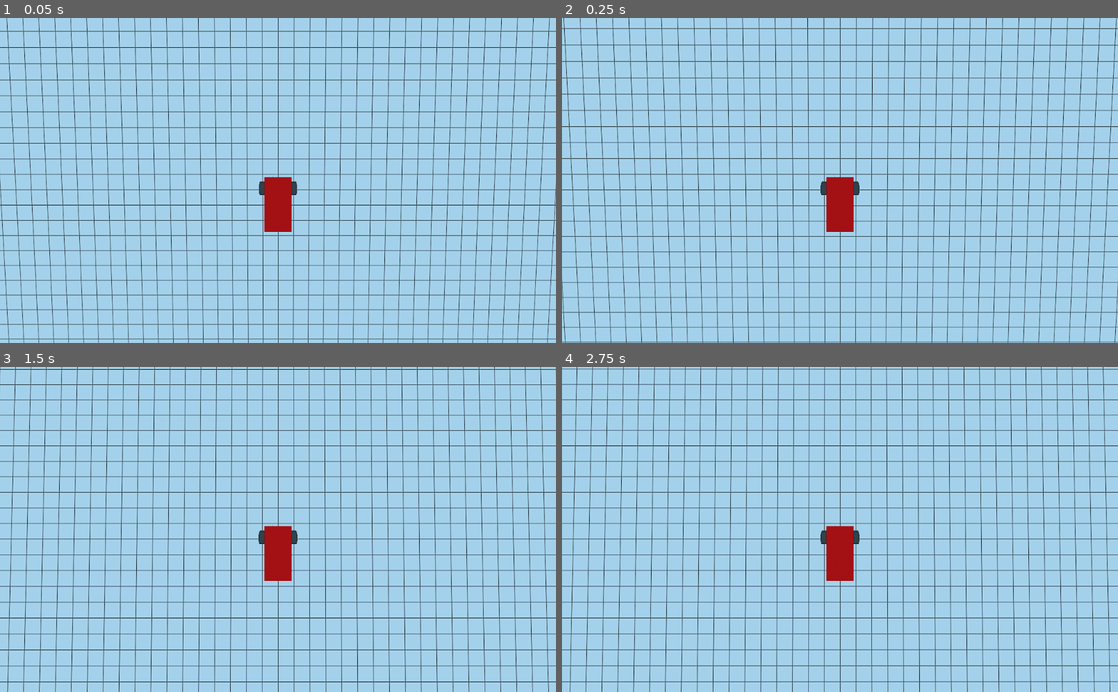
Above: before the commit, frames 1-4 (two rows, left to right).
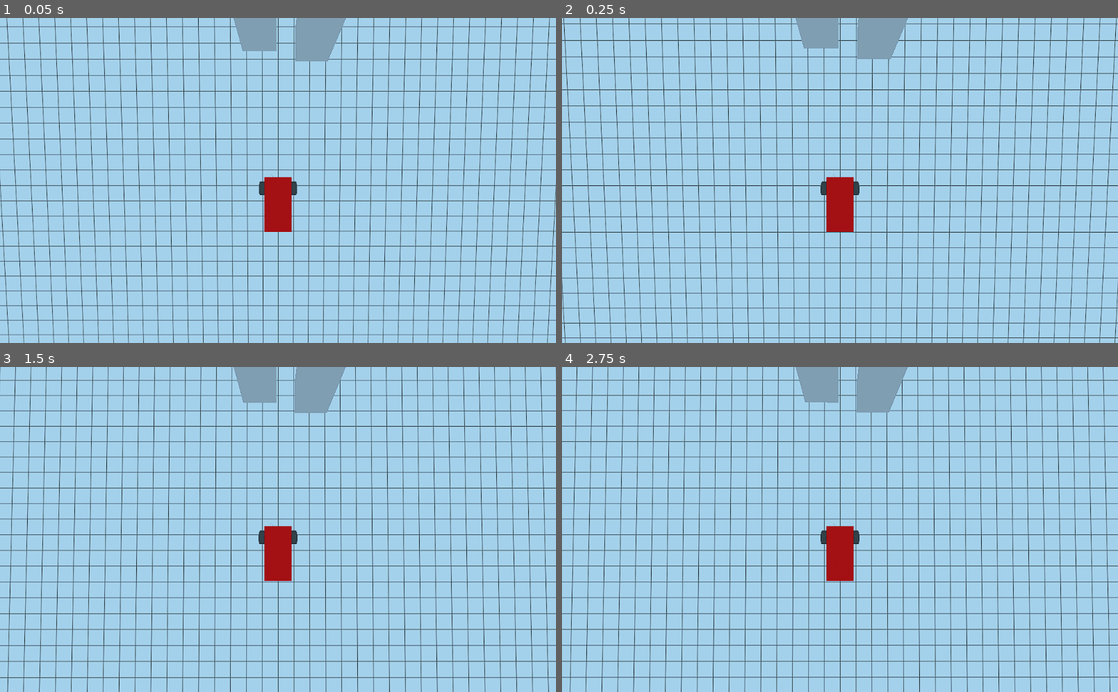
Above: after the commit, the same moments.

Repository: eellak/fossbot-web-simulator
Game: Godot game, scene res://Spatial.tscn
Two runs of this game, one before a commit and one after it. Both use one fixed random seed, a clock stepped at 60 frames per second and the inputs below.
Inputs:
- Up to frame 1 (0.05 s): no input
- Up to frame 2 (0.25 s): no input
- Up to frame 3 (1.5 s): hold D (right) 0.53-1.28 s; hold S (back) from 1.28 s (still down)
- Up to frame 4 (2.75 s): release S (back) at 2.03 s; hold D (right) from 2.03 s (still down)

The runs differ from the first frame. In frame 1, 16% of the frame differs, in the area x 0-100%, y 0-99%; in frame 2, 15%; in frame 3, 15%; in frame 4, 16%.

Commit message:
impl light sensor+fix camera sensor pos

Diff:
--- a/godot/Spatial.tscn
+++ b/godot/Spatial.tscn
@@ -70,7 +70,7 @@
 shape = SubResource( 10 )
 
 [node name="fossbot" type="VehicleBody" parent="."]
-transform = Transform( 1, 0, 0, 0, 1, 0, 0, 0, 1, 0, 0.576, 10.7208 )
+transform = Transform( 1, 0, 0, 0, 1, 0, 0, 0, 1, 0, 0.576, 0 )
 script = ExtResource( 1 )
 
 [node name="Camera" type="Camera" parent="fossbot"]
@@ -143,10 +143,10 @@
 
 [node name="MiddleContainer" type="ViewportContainer" parent="fossbot"]
 show_behind_parent = true
-margin_left = 131.0
-margin_top = -97.0
-margin_right = 195.0
-margin_bottom = -33.0
+margin_left = 127.0
+margin_top = -106.0
+margin_right = 191.0
+margin_bottom = -42.0
 stretch = true
 
 [node name="Viewport" type="Viewport" parent="fossbot/MiddleContainer"]
@@ -160,12 +160,30 @@
 fov = 33.4
 size = 0.075
 
+[node name="LightContainer" type="ViewportContainer" parent="fossbot"]
+show_behind_parent = true
+margin_left = 332.0
+margin_top = -102.0
+margin_right = 396.0
+margin_bottom = -38.0
+stretch = true
+
+[node name="Viewport" type="Viewport" parent="fossbot/LightContainer"]
+size = Vector2( 64, 64 )
+handle_input_locally = false
+render_target_update_mode = 3
+
+[node name="LightSensor" type="Camera" parent="fossbot/LightContainer/Viewport"]
+transform = Transform( 1, 0, 0, 0, 1, 0, 0, 0, 1, 0.45, 0.6, -1.6 )
+fov = 33.4
+size = 0.075
+
 [node name="RightContainer" type="ViewportContainer" parent="fossbot"]
 show_behind_parent = true
-margin_left = 213.0
-margin_top = -98.0
-margin_right = 277.0
-margin_bottom = -34.0
+margin_left = 229.0
+margin_top = -106.0
+margin_right = 293.0
+margin_bottom = -42.0
 stretch = true
 
 [node name="Viewport" type="Viewport" parent="fossbot/RightContainer"]
@@ -181,10 +199,10 @@
 
 [node name="LeftContainer" type="ViewportContainer" parent="fossbot"]
 show_behind_parent = true
-margin_left = 49.0
-margin_top = -97.0
-margin_right = 113.0
-margin_bottom = -33.0
+margin_left = 33.0
+margin_top = -104.0
+margin_right = 97.0
+margin_bottom = -40.0
 stretch = true
 
 [node name="Viewport" type="Viewport" parent="fossbot/LeftContainer"]
--- a/godot/car.gd
+++ b/godot/car.gd
@@ -8,6 +8,7 @@
 var middle_sensor = "MiddleContainer/Viewport/MiddleSensor"		# path to ground sensors (change it if needed).
 var left_sensor = "LeftContainer/Viewport/LeftSensor"
 var right_sensor = "RightContainer/Viewport/RightSensor"
+var light_sensor = "LightContainer/Viewport/LightSensor"	# path to light sensor (change it if needed).
 # rotation related:
 var radians = 0
 var target_ros = 0
@@ -36,6 +37,7 @@
 	middle_sensor = get_node(middle_sensor)
 	left_sensor = get_node(left_sensor)
 	right_sensor = get_node(right_sensor)
+	light_sensor = get_node(light_sensor)
 	client.connect("data_received", self, "data_received")
 	var err = client.connect_to_url(url)
 	if err != OK:
@@ -94,6 +96,10 @@
 		send(get_floor_sensor(d["sensor_id"]))
 	elif req_func == "check_on_line":
 		send(check_on_line(d["sensor_id"], d["dark_value"]/100))
+	elif req_func == "get_light_sensor":
+		send(get_light_sensor())
+	elif req_func == "check_for_dark":
+		send(check_for_dark(d["light_val"]))
 	#elif req_func == "get_position":
 	#	print("Position requested.")
 	#	var pos_x = self.global_transform.origin.x
@@ -164,7 +170,7 @@
 		count_distance()
 
 	# UPDATE OF COMPONENTS (VERY IMPORTANT TO BE HERE) ======================================
-	update_all_ground_sensors()
+	update_all_camera_sensors()
 	# updates values of accelerometer and gyro:
 	update_accel_gyro(delta)
 	# ============================================================================
@@ -249,6 +255,20 @@
 	else:
 		return false
 
+func get_light_sensor():
+	# Returns the light sensor value (in range [0, 1024] like the previous simulator).
+	# transform the percentage [0, 1] to [0, 1024] value just like old simulator.
+	return get_darkness_percent(light_sensor) * 1024
+
+func check_for_dark(light_val):
+	# Returns true, if light_sensor is below light_val (aka it is dark).
+	var gray_color = light_val / 1024	# converts gray to [0, 1] range.
+	var val = get_darkness_percent(light_sensor)
+	# grey == 50%, white == 100%, black <= 10%
+	if val < gray_color:
+		return true
+	return false
+
 func get_floor_sensor(sensor_id: int):
 	if sensor_id == middle_sensor_id:
 		return get_darkness_percent(middle_sensor)
@@ -271,24 +291,32 @@
 		print('Requested sensor is out of bounds.')
 		return false
 
-func set_ground_sensor_pos(sensor: Camera, offset_x, offset_z, offset_deg_x):
-	# Used to update the input ground sensor position when the bot moves (recommended to be used in _physics_process).
+func set_camera_sensor_pos(sensor: Camera, offset_x, offset_z, offset_deg_x):
+	# Used to update the input camera sensor (ground + light) position when the bot moves (recommended to be used in _physics_process).
 	# Parameters:
-	#   sensor: the ground sensor to be moved (path).
-	#	offset_x: the x position offset (position difference of main vehicle body, to wanted x position of ground sensor).
-	#	offset_x: the z position offset (position difference of main vehicle body, to wanted z position of ground sensor).
-	# 	offset_deg_x: the rotation offset in x axis (rotation difference of main vehicle body, to wanted x position of ground sensor).
-	sensor.global_translation.z = self.global_transform.origin.z + offset_z
-	sensor.global_translation.x = self.global_transform.origin.x + offset_x
+	#   sensor: the camera sensor to be moved (path).
+	#	offset_x: the x position offset (position difference of main vehicle body, to wanted x position of camera sensor).
+	#	offset_x: the z position offset (position difference of main vehicle body, to wanted z position of camera sensor).
+	# 	offset_deg_x: the rotation offset in x axis (rotation difference of main vehicle body, to wanted x position of camera sensor).
+	# tip for setting offsets: move player to 0,0,0 (transform) and put the sensors in the right place -> their transform and rotation value is the offset
+	if abs(rotation_degrees.y) <= 90:
+		sensor.global_translation.z = self.global_transform.origin.z - abs(offset_z)
+		sensor.global_translation.x = self.global_transform.origin.x - abs(offset_x)
+	else:
+		sensor.global_translation.z = self.global_transform.origin.z + abs(offset_z)
+		sensor.global_translation.x = self.global_transform.origin.x + abs(offset_x)
+	#sensor.global_translation.z = self.global_transform.origin.z + offset_z
+	#sensor.global_translation.x = self.global_transform.origin.x + offset_x
 	sensor.rotation = self.rotation
 	sensor.rotation.x = offset_deg_x
 
-func update_all_ground_sensors():
-	# Updates all ground sensors position when the bot moves (MUST be to be used in _physics_process).
-	# change offsets if needed -> see set_ground_sensor_pos documentation to understand what values to put.
-	set_ground_sensor_pos(middle_sensor, 0, -1.45, -90)
-	set_ground_sensor_pos(right_sensor, 0.4, -1.45, -90)
-	set_ground_sensor_pos(left_sensor, -0.4, -1.45, -90)
+func update_all_camera_sensors():
+	# Updates all camera sensors (ground + light) position when the bot moves (MUST be to be used in _physics_process).
+	# change offsets if needed -> see set_camera_sensor_pos documentation to understand what values to put.
+	set_camera_sensor_pos(middle_sensor, 0, -1.45, -90)
+	set_camera_sensor_pos(right_sensor, 0.4, -1.45, -90)
+	set_camera_sensor_pos(left_sensor, -0.4, -1.45, -90)
+	set_camera_sensor_pos(light_sensor, 0.45, -1.6, 0)
 
 func change_rgb(color):
 	var material = $led.get_surface_material(0)
Not shown, changed: godot/README.md
Not shown, changed: godot/exports/index.html
Not shown, changed: godot/exports/index.pck
Not shown, changed: godot/server.py
